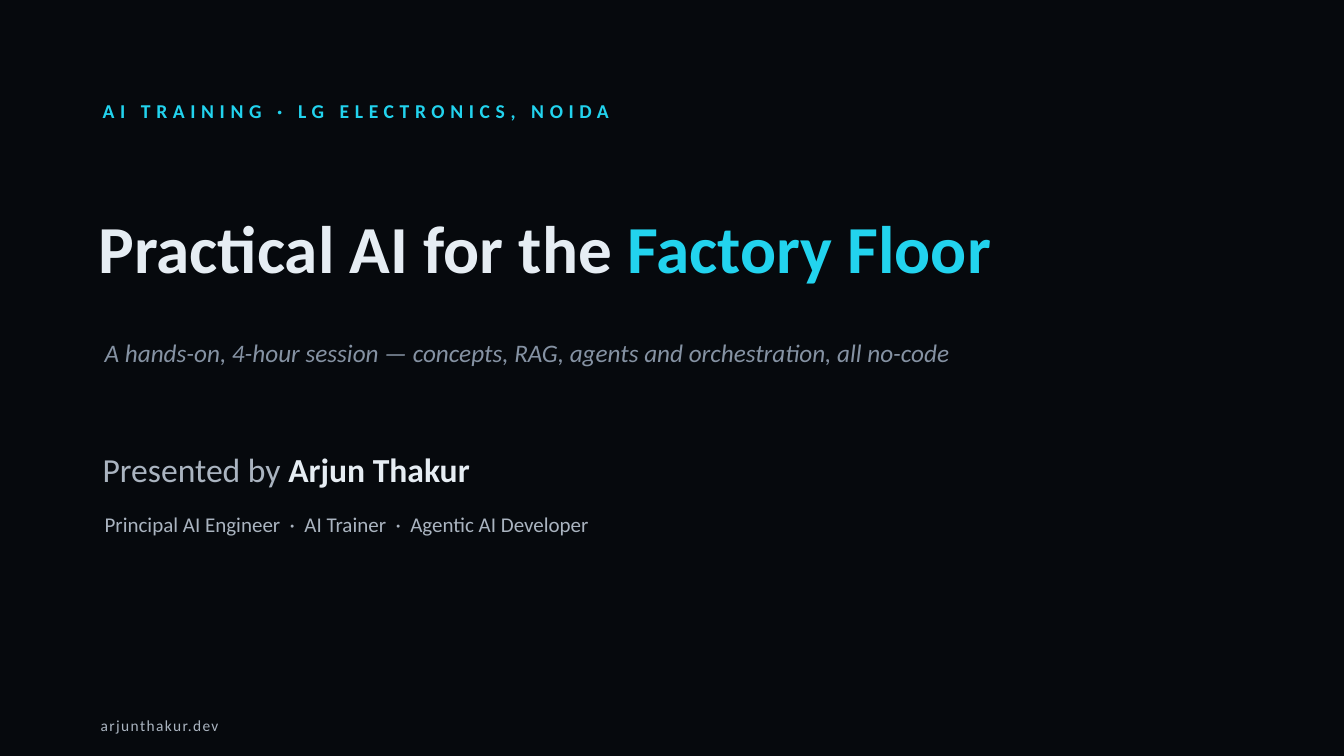
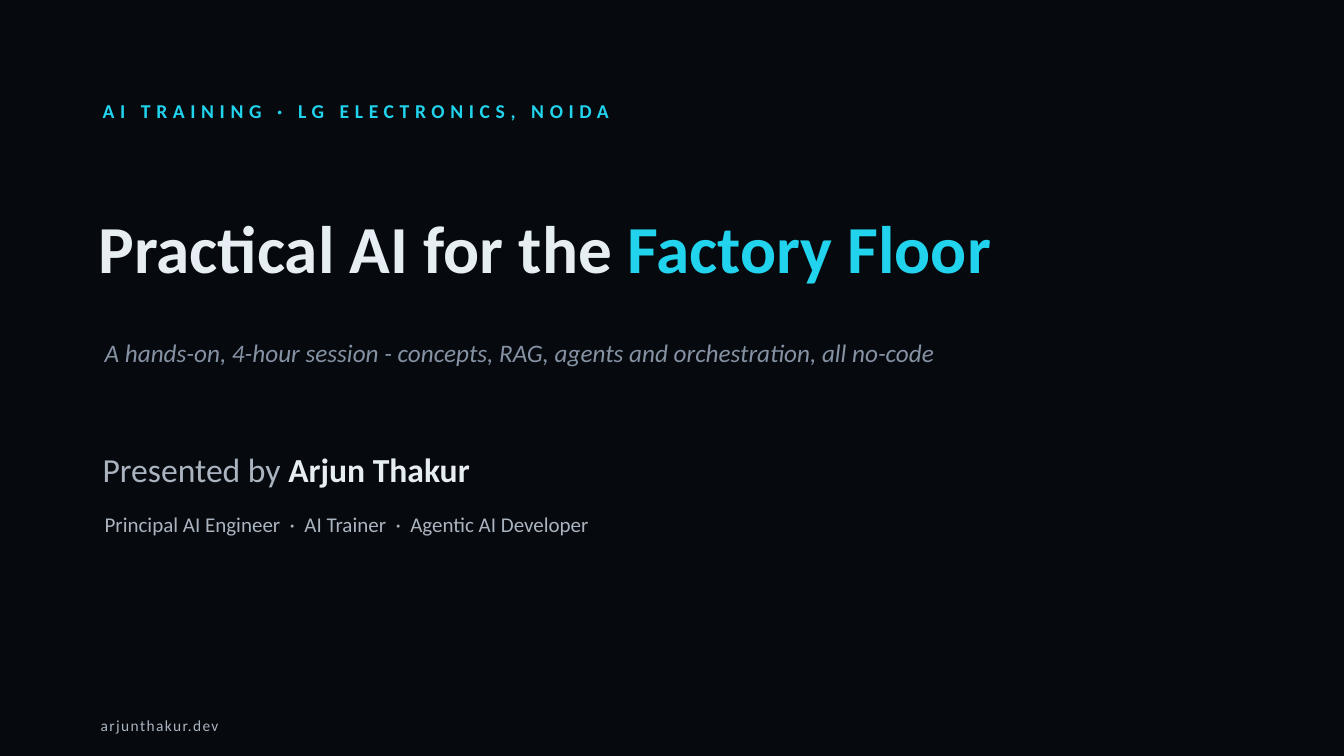
Before and after one commit to thakurarjun247/lgelectronics, a slide deck: slide 1 of LG-AI-Training-4hr.pptx. Drawn at 1344x756 pixels with LibreOffice and Linux fonts; fonts in the diff are those of the drawing. Boxes give left, top, right and bottom in pixels: in the first picture for what was removed or moved away, otherwise in the second. Text is boxed around its words. In the diff, an @@ line names an element or a change of style, - is before the commit and + after.

```diff
--- a/LG-AI-Training-4hr.pptx
+++ b/LG-AI-Training-4hr.pptx
@@ text at [105,344,934,367]: text changed @@
-A hands-on, 4-hour session — concepts, RAG, agents and orchestration, all no-code
+A hands-on, 4-hour session - concepts, RAG, agents and orchestration, all no-code
```
Also in this commit, not shown: 25 other slides changed, 2 slides added, 1 slide removed, 2 other files.
